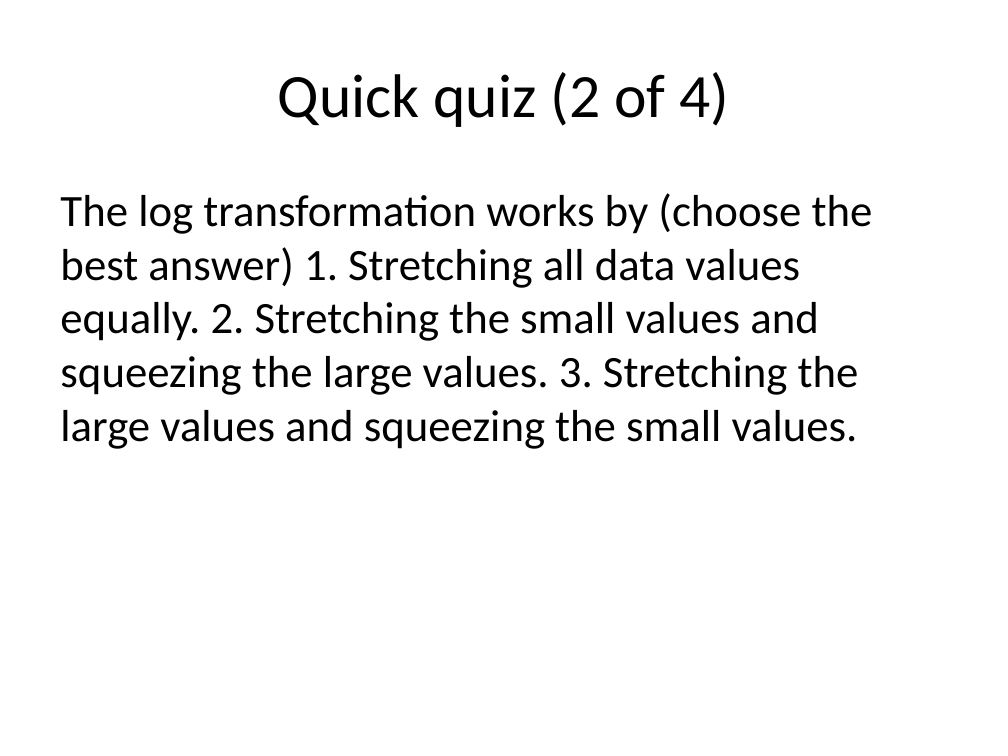
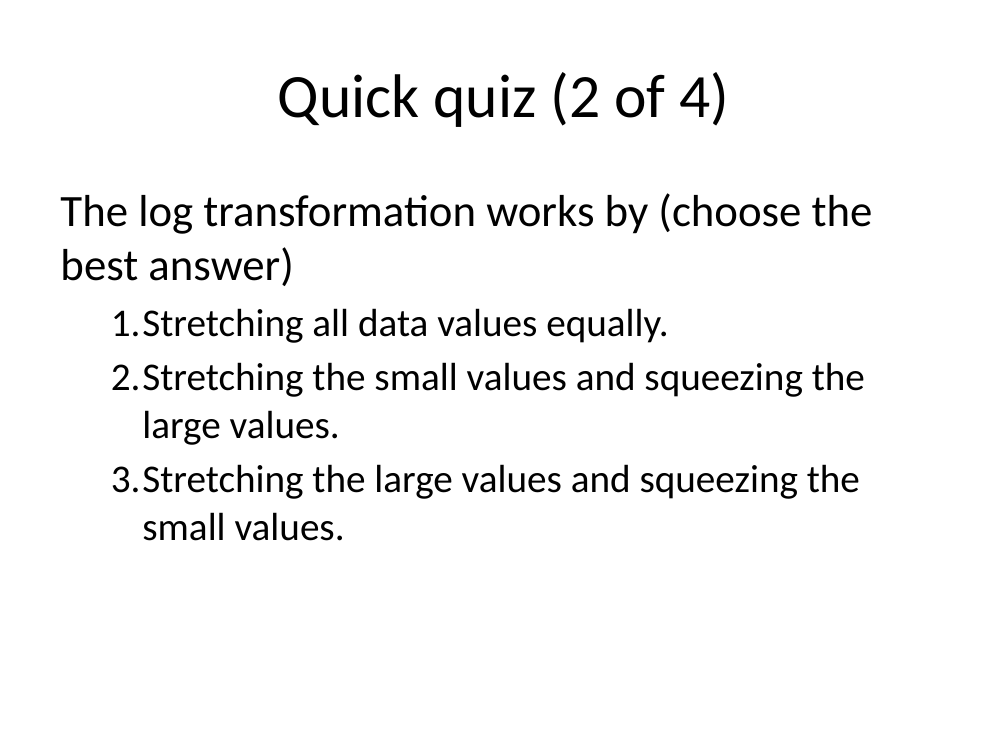
Before and after one commit to pmean/data-visualization, a slide deck: slide 107 of data-viz-01/src/complete-lecture-scatterplots.pptx (slide 101 before the commit). Drawn at 1008x756 pixels with LibreOffice and Linux fonts; fonts in the diff are those of the drawing. Boxes give left, top, right and bottom in pixels: in the first picture for what was removed or moved away, otherwise in the second. Text is boxed around its words. In the diff, an @@ line names an element or a change of style, - is before the commit and + after.

Commit message:
Finalize data-viz-01 for R users group

```diff
--- a/data-viz-01/src/complete-lecture-scatterplots.pptx
+++ b/data-viz-01/src/complete-lecture-scatterplots.pptx
@@ text at (60, 193, 873, 541): text changed; size 32 to 28 pt @@
-The log transformation works by (choose the best answer) 1. Stretching all data values equally. 2. Stretching the small values and squeezing the large values. 3. Stretching the large values and squeezing the small values.
+The log transformation works by (choose the best answer)
+  1. Stretching all data values equally.
+  2. Stretching the small values and squeezing the large values.
+  3. Stretching the large values and squeezing the small values.
```
Also in this commit, not shown: 41 other slides changed, 10 slides added, 2 slides removed, 14 other files.
